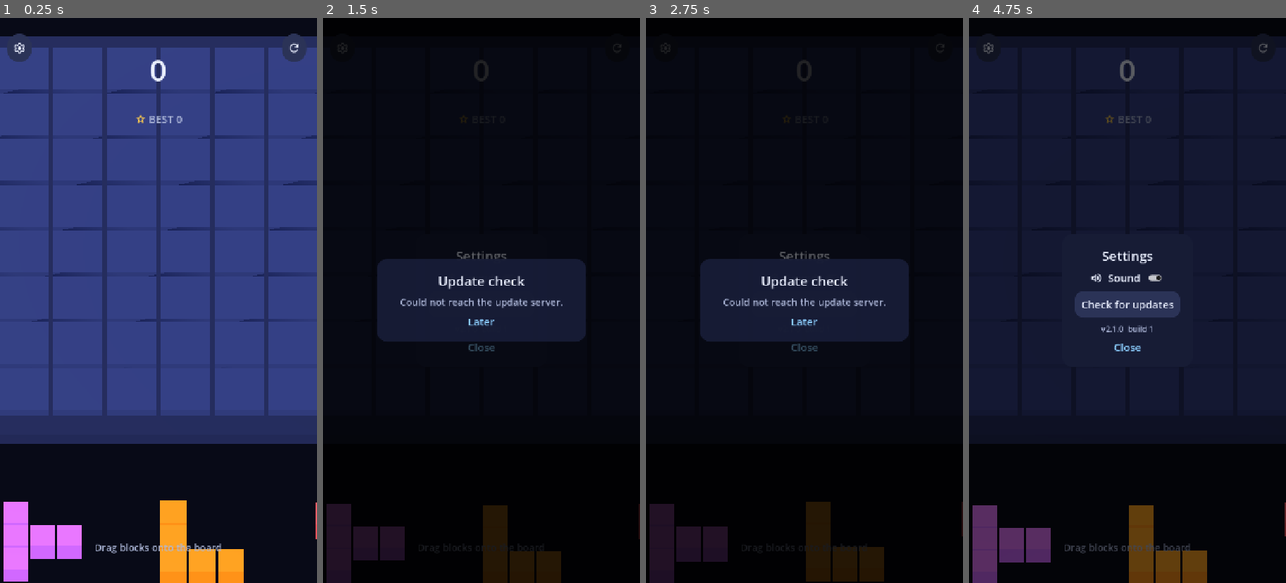
Above: before the commit, frames 1-4 (left to right).
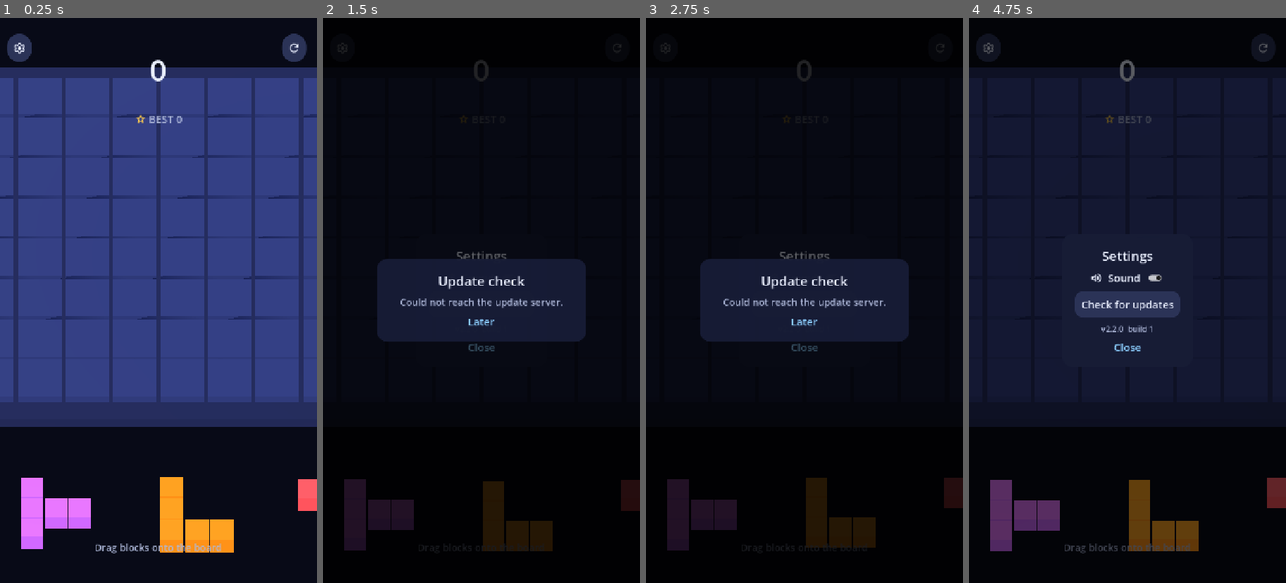
Above: after the commit, the same moments.

Repository: Matko802/blockshark
Game: Godot game, scene res://scenes/main.tscn
Two runs of this game, one before a commit and one after it. Both use one fixed random seed, a clock stepped at 60 frames per second and the inputs below.
Inputs:
- Up to frame 1 (0.25 s): no input
- Up to frame 2 (1.5 s): click "" at 0.5 s; click "Check for updates" at 1.25 s
- Up to frame 3 (2.75 s): click "" at 2 s
- Up to frame 4 (4.75 s): click "Later" at 2.75 s; click "" at 3.5 s; click "" at 4.25 s

The runs differ from the first frame. In frame 1, 27% of the frame differs, in the area x 0-100%, y 3-100%; in frame 2, 5.5%; in frame 3, 5.6%; in frame 4, 13%.

Commit message:
Zoom out view, tags-based updater, signed release APK, version 2.2.0

Diff:
--- a/scripts/main.gd
+++ b/scripts/main.gd
@@ -8,7 +8,7 @@
 var state: GameState
 var tray_nodes: Array = []
 var time := 0.0
-var app_version := "2.1.0"
+var app_version := "2.2.0"
 var app_code := 0
 
 @onready var board: BoardView = $Board
@@ -59,7 +59,7 @@
 func fit_camera() -> void:
 	var vs := get_viewport().get_visible_rect().size
 	var aspect := vs.x / maxf(vs.y, 1.0)
-	camera.size = maxf(10.4, 14.0 * aspect)
+	camera.size = maxf(11.8, 15.8 * aspect)
 
 func slot_pos(i: int) -> Vector3:
 	return Vector3(TRAY_X[i], TRAY_Y, TRAY_Z)
--- a/scripts/updater.gd
+++ b/scripts/updater.gd
@@ -1,12 +1,13 @@
 extends Node
 
-const API_URL = "https://api.github.com/repos/Matko802/blockshark/releases/latest"
+const TAGS_URL = "https://api.github.com/repos/Matko802/blockshark/tags?per_page=20"
 
 var main
 var hud
-var current := "2.1.0"
+var current := "2.2.0"
 var http: HTTPRequest
 var pending_silent := false
+var pending_tag := ""
 
 func setup(mn, hd, ver: String) -> void:
 	main = mn
@@ -24,12 +25,19 @@
 
 func check(silent: bool) -> void:
 	pending_silent = silent
-	var err := http.request(API_URL, ["User-Agent: blockshark-3d"])
+	pending_tag = ""
+	var err := http.request(TAGS_URL, ["User-Agent: blockshark-3d"])
 	if err != OK and not silent:
 		hud.show_update_dialog("Update check", "Could not reach the update server.", "")
 		pending_silent = false
 
+func release_url(tag: String) -> String:
+	return "https://api.github.com/repos/Matko802/blockshark/releases/tags/" + tag
+
 func _done(result: int, code: int, _headers: PackedStringArray, body: PackedByteArray) -> void:
+	if pending_tag != "":
+		_done_release(result, code, body)
+		return
 	var silent := pending_silent
 	pending_silent = false
 	if result != HTTPRequest.RESULT_SUCCESS or code != 200:
@@ -37,11 +45,37 @@
 			hud.show_update_dialog("Update check", "Could not reach the update server.", "")
 		return
 	var data = JSON.parse_string(body.get_string_from_utf8())
-	if typeof(data) != TYPE_DICTIONARY:
+	if typeof(data) != TYPE_ARRAY:
 		if not silent:
 			hud.show_update_dialog("Update check", "Update response was invalid.", "")
 		return
-	var tag := str(data.get("tag_name", ""))
+	var best := ""
+	for t in data:
+		var tag_name := str(t.get("name", ""))
+		if tag_name != "" and newer(tag_name, current) and newer(tag_name, best):
+			best = tag_name
+	if best == "":
+		if not silent:
+			hud.show_update_dialog("Up to date", "You are on the latest version (" + current + ").", "")
+		return
+	pending_tag = best
+	pending_silent = silent
+	http.request(release_url(best), ["User-Agent: blockshark-3d"])
+
+func _done_release(result: int, code: int, body: PackedByteArray) -> void:
+	var silent := pending_silent
+	var tag := pending_tag
+	pending_silent = false
+	pending_tag = ""
+	if result != HTTPRequest.RESULT_SUCCESS or code != 200:
+		if not silent:
+			hud.show_update_dialog("Update available", "Version " + tag + " is tagged but its package is not published yet.", "")
+		return
+	var data = JSON.parse_string(body.get_string_from_utf8())
+	if typeof(data) != TYPE_DICTIONARY:
+		if not silent:
+			hud.show_update_dialog("Update available", "Version " + tag + " is tagged but its package is not published yet.", "")
+		return
 	var notes := str(data.get("body", ""))
 	var apk := ""
 	var assets: Array = data.get("assets", [])
@@ -49,18 +83,15 @@
 		if str(a.get("name", "")).ends_with(".apk"):
 			apk = str(a.get("browser_download_url", ""))
 			break
-	if tag == "" or apk == "":
+	if apk == "":
 		if not silent:
-			hud.show_update_dialog("Update check", "No release package found.", "")
+			hud.show_update_dialog("Update available", "Version " + tag + " is tagged but its package is not published yet.", "")
 		return
-	if newer(tag, current):
-		var text := "Version " + tag + " is ready."
-		if notes != "":
-			text += "\n\n" + notes.left(400)
-		text += "\n\nDownload opens the release page in your browser."
-		hud.show_update_dialog("Update available", text, apk)
-	elif not silent:
-		hud.show_update_dialog("Up to date", "You are on the latest version (" + current + ").", "")
+	var text := "Version " + tag + " is ready."
+	if notes != "":
+		text += "\n\n" + notes.left(400)
+	text += "\n\nDownload opens the release page in your browser."
+	hud.show_update_dialog("Update available", text, apk)
 
 func newer(remote: String, local: String) -> bool:
 	var r := remote.trim_prefix("v").trim_prefix("V").split(".")
--- a/version.cfg
+++ b/version.cfg
@@ -1,3 +1,3 @@
 [app]
-version_name="2.1.0"
+version_name="2.2.0"
 version_code=1
Not shown, changed: export_presets.cfg
Not shown, changed: .github/workflows/build.yml
